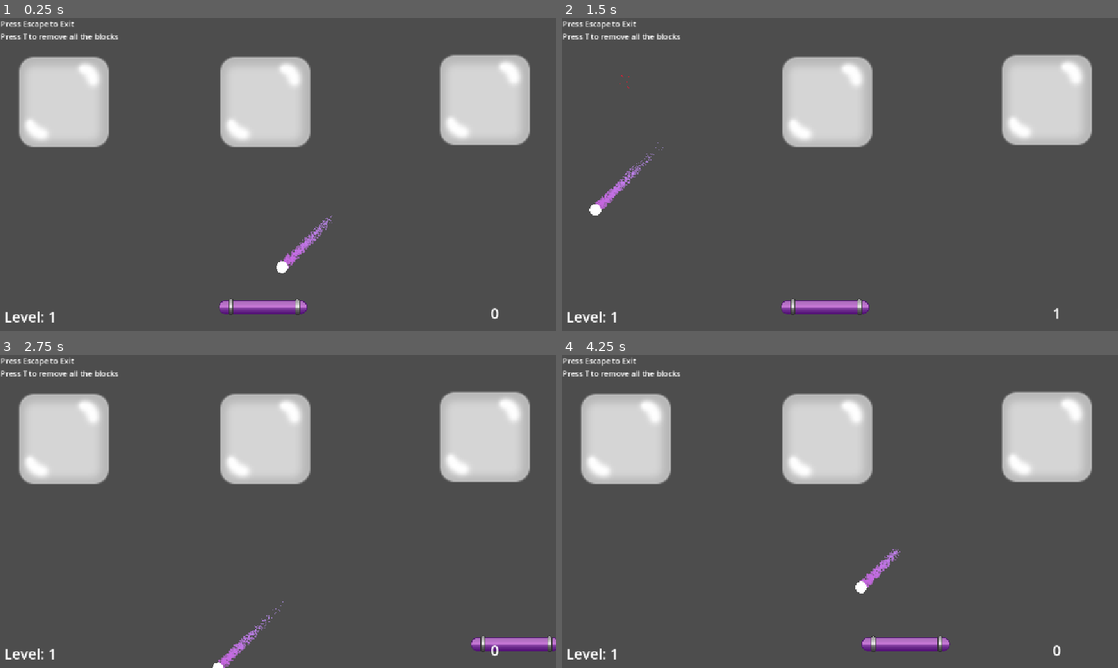
Above: before the commit, frames 1-4 (two rows, left to right).
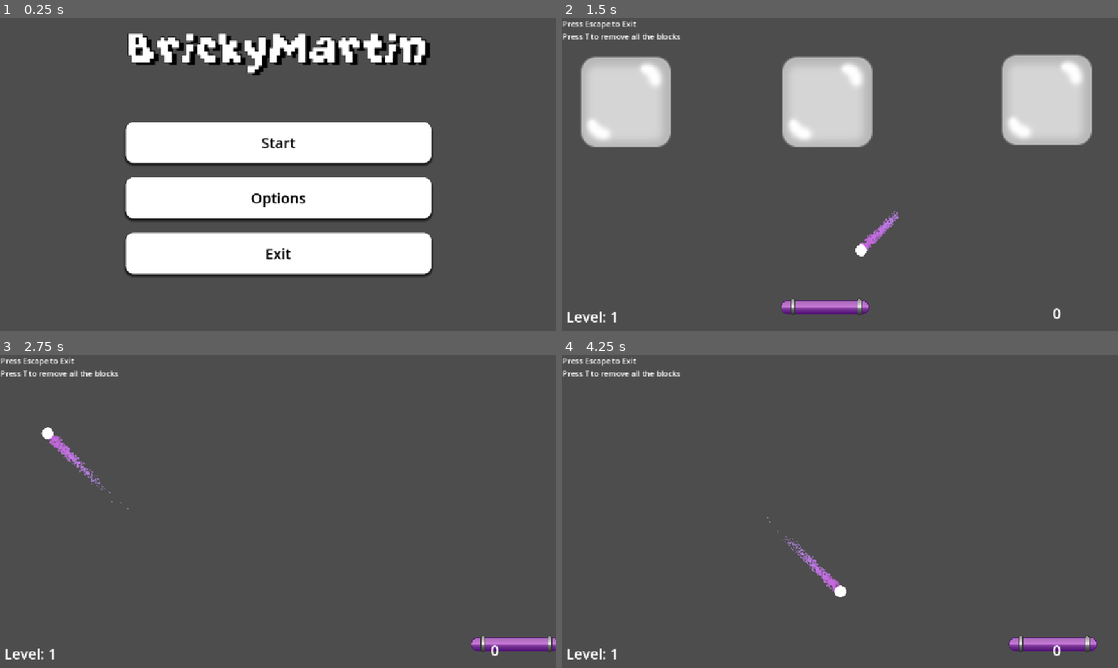
Above: after the commit, the same moments.

Repository: marcibaumel/HEJ_Brick
Game: Godot game, scene res://scenes/mainMenu.tscn
The game is run twice, just before and just after one commit, with the same random seed, the same clock (stepped at 60 frames per second) and the same inputs. Before the commit the project starts from res://scenes/levels/customLevel.tscn.
Inputs (mouse positions are in pixels of both pictures, inside the frame that each line leads up to):
- Up to frame 1 (0.25 s): no input
- Up to frame 2 (1.5 s): click (840, 196) at 0.5 s, where only the run after the commit has a clickable "Options"; click (840, 143) at 1.25 s, where only the run after the commit has a clickable "Start"
- Up to frame 3 (2.75 s): tap T (destroy_children) at 2 s; hold Right (ui_right) from 2.03 s (still down); hold T (destroy_children) from 2.03 s (still down)
- Up to frame 4 (4.25 s): release Right (ui_right) at 2.78 s; release T (destroy_children) at 2.78 s; hold Left (ui_left) 2.78-3.53 s; tap T (destroy_children) at 2.85, 3.5 s; hold Right (ui_right) from 3.53 s (still down); hold T (destroy_children) from 3.53 s (still down)

The runs differ from the first frame. In frame 1, 41% of the frame differs, in the area x 0-96%, y 0-98%; in frame 2, 5.3%; in frame 3, 14%; in frame 4, 16%.

Commit message:
add main menu

Diff:
--- a/brickyMartin/project.godot
+++ b/brickyMartin/project.godot
@@ -11,7 +11,7 @@
 [application]
 
 config/name="BrickyMartin"
-run/main_scene="uid://brrnf4u6yo74o"
+run/main_scene="uid://c2o2rcnvjwl1s"
 config/features=PackedStringArray("4.4", "Forward Plus")
 config/icon="res://icon.svg"
 
--- /dev/null
+++ b/brickyMartin/scenes/mainMenu.tscn
@@ -0,0 +1,125 @@
+[gd_scene load_steps=7 format=3 uid="uid://c2o2rcnvjwl1s"]
+
+[ext_resource type="Script" uid="uid://bc0dadxgltsl5" path="res://scripts/main_menu.gd" id="1_3d1i7"]
+[ext_resource type="FontFile" uid="uid://dw8bkt3xw86mf" path="res://assets/fonts/GrapeSoda.ttf" id="1_qkhwq"]
+
+[sub_resource type="StyleBoxEmpty" id="StyleBoxEmpty_qkhwq"]
+
+[sub_resource type="StyleBoxFlat" id="StyleBoxFlat_qkhwq"]
+bg_color = Color(0.505344, 0.505344, 0.505344, 1)
+corner_radius_top_left = 16
+corner_radius_top_right = 16
+corner_radius_bottom_right = 16
+corner_radius_bottom_left = 16
+shadow_size = 5
+shadow_offset = Vector2(0, 4)
+
+[sub_resource type="StyleBoxFlat" id="StyleBoxFlat_3d1i7"]
+bg_color = Color(0.333766, 0.313342, 0.291837, 1)
+corner_radius_top_left = 16
+corner_radius_top_right = 16
+corner_radius_bottom_right = 16
+corner_radius_bottom_left = 16
+shadow_size = 5
+shadow_offset = Vector2(0, 4)
+
+[sub_resource type="StyleBoxFlat" id="StyleBoxFlat_c7uy4"]
+bg_color = Color(1, 1, 1, 1)
+corner_radius_top_left = 16
+corner_radius_top_right = 16
+corner_radius_bottom_right = 16
+corner_radius_bottom_left = 16
+shadow_size = 5
+shadow_offset = Vector2(0, 4)
+
+[node name="MainMenu" type="Control"]
+layout_mode = 3
+anchors_preset = 15
+anchor_right = 1.0
+anchor_bottom = 1.0
+grow_horizontal = 2
+grow_vertical = 2
+script = ExtResource("1_3d1i7")
+
+[node name="MenuButtonContainer" type="VBoxContainer" parent="."]
+layout_mode = 1
+anchors_preset = 8
+anchor_left = 0.5
+anchor_top = 0.5
+anchor_right = 0.5
+anchor_bottom = 0.5
+offset_left = -316.5
+offset_top = -109.0
+offset_right = 316.5
+offset_bottom = 205.0
+grow_horizontal = 2
+grow_vertical = 2
+theme_override_constants/separation = 30
+
+[node name="StartButton" type="Button" parent="MenuButtonContainer"]
+layout_mode = 2
+size_flags_vertical = 3
+theme_override_colors/font_disabled_color = Color(0, 0, 0, 1)
+theme_override_colors/font_hover_pressed_color = Color(0, 0, 0, 1)
+theme_override_colors/font_hover_color = Color(0, 0, 0, 1)
+theme_override_colors/font_color = Color(0, 0, 0, 1)
+theme_override_colors/font_focus_color = Color(0, 0, 0, 1)
+theme_override_colors/font_pressed_color = Color(0, 0, 0, 1)
+theme_override_font_sizes/font_size = 30
+theme_override_styles/focus = SubResource("StyleBoxEmpty_qkhwq")
+theme_override_styles/hover = SubResource("StyleBoxFlat_qkhwq")
+theme_override_styles/pressed = SubResource("StyleBoxFlat_3d1i7")
+theme_override_styles/normal = SubResource("StyleBoxFlat_c7uy4")
+text = "Start"
+
+[node name="OptionButton" type="Button" parent="MenuButtonContainer"]
+layout_mode = 2
+size_flags_vertical = 3
+theme_override_colors/font_disabled_color = Color(0, 0, 0, 1)
+theme_override_colors/font_hover_pressed_color = Color(0, 0, 0, 1)
+theme_override_colors/font_hover_color = Color(0, 0, 0, 1)
+theme_override_colors/font_color = Color(0, 0, 0, 1)
+theme_override_colors/font_focus_color = Color(0, 0, 0, 1)
+theme_override_colors/font_pressed_color = Color(0, 0, 0, 1)
+theme_override_font_sizes/font_size = 30
+theme_override_styles/focus = SubResource("StyleBoxEmpty_qkhwq")
+theme_override_styles/hover = SubResource("StyleBoxFlat_qkhwq")
+theme_override_styles/pressed = SubResource("StyleBoxFlat_3d1i7")
+theme_override_styles/normal = SubResource("StyleBoxFlat_c7uy4")
+text = "Options"
+
+[node name="ExitButton" type="Button" parent="MenuButtonContainer"]
+layout_mode = 2
+size_flags_vertical = 3
+theme_override_colors/font_disabled_color = Color(0, 0, 0, 1)
+theme_override_colors/font_hover_pressed_color = Color(0, 0, 0, 1)
+theme_override_colors/font_hover_color = Color(0, 0, 0, 1)
+theme_override_colors/font_color = Color(0, 0, 0, 1)
+theme_override_colors/font_focus_color = Color(0, 0, 0, 1)
+theme_override_colors/font_pressed_color = Color(0, 0, 0, 1)
+theme_override_font_sizes/font_size = 30
+theme_override_styles/focus = SubResource("StyleBoxEmpty_qkhwq")
+theme_override_styles/hover = SubResource("StyleBoxFlat_qkhwq")
+theme_override_styles/pressed = SubResource("StyleBoxFlat_3d1i7")
+theme_override_styles/normal = SubResource("StyleBoxFlat_c7uy4")
+text = "Exit"
+
+[node name="Logo" type="Label" parent="."]
+layout_mode = 1
+anchors_preset = 5
+anchor_left = 0.5
+anchor_right = 0.5
+offset_left = -248.5
+offset_right = 248.5
+offset_bottom = 110.0
+grow_horizontal = 2
+theme_override_colors/font_shadow_color = Color(0, 0, 0, 1)
+theme_override_constants/shadow_offset_x = 10
+theme_override_constants/shadow_offset_y = 5
+theme_override_constants/outline_size = 3
+theme_override_fonts/font = ExtResource("1_qkhwq")
+theme_override_font_sizes/font_size = 120
+text = "BrickyMartin"
+
+[connection signal="pressed" from="MenuButtonContainer/StartButton" to="." method="_on_start_button_pressed"]
+[connection signal="pressed" from="MenuButtonContainer/ExitButton" to="." method="_on_exit_button_pressed"]
--- a/brickyMartin/scripts/game_manager.gd
+++ b/brickyMartin/scripts/game_manager.gd
@@ -3,12 +3,20 @@
 var score = 0
 var level = 1
 
+
 func addPoints(points: int) -> void:
 	score += points
 
 func _process(delta: float) -> void:
-	$CanvasLayer/Score.text = str(score)
-	$CanvasLayer/Level.text = "Level: " + str(level)
+	var current_scene = get_tree().current_scene
+	var is_menu = current_scene != null and current_scene.name == "MainMenu"
+
+	if is_menu:
+		$CanvasLayer.visible = false
+	else:
+		$CanvasLayer.visible = true
+		$CanvasLayer/Score.text = str(score)
+		$CanvasLayer/Level.text = "Level: " + str(level)
 
 func _input(event):
 	if event.is_action_pressed("quit_game"):
--- /dev/null
+++ b/brickyMartin/scripts/main_menu.gd
@@ -0,0 +1,8 @@
+extends Control
+
+func _on_start_button_pressed() -> void:
+	get_tree().change_scene_to_file("res://scenes/levels/customLevel.tscn")
+
+
+func _on_exit_button_pressed() -> void:
+	get_tree().quit()
Binary file added: brickyMartin/assets/fonts/GrapeSoda.ttf
Not shown, added: brickyMartin/assets/fonts/GrapeSoda.ttf.import
Not shown, added: brickyMartin/scripts/main_menu.gd.uid
Not shown, changed: README.md
